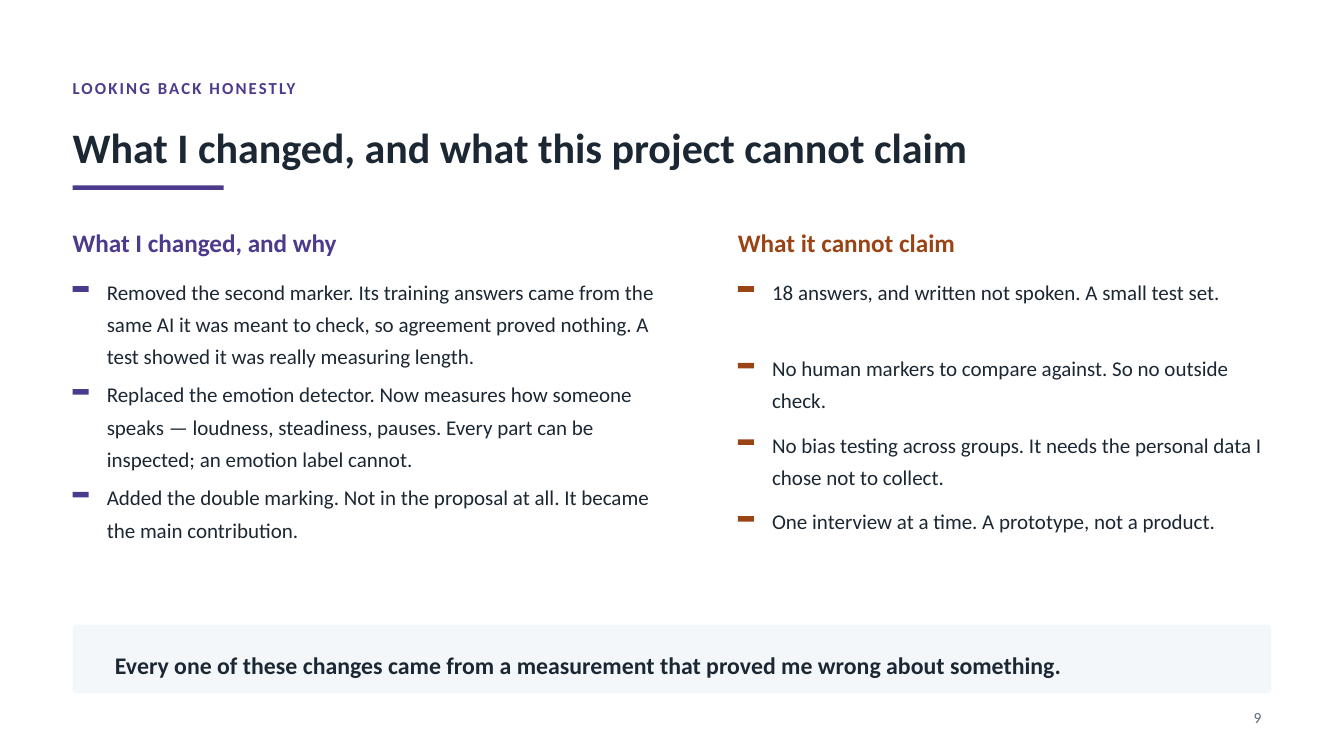
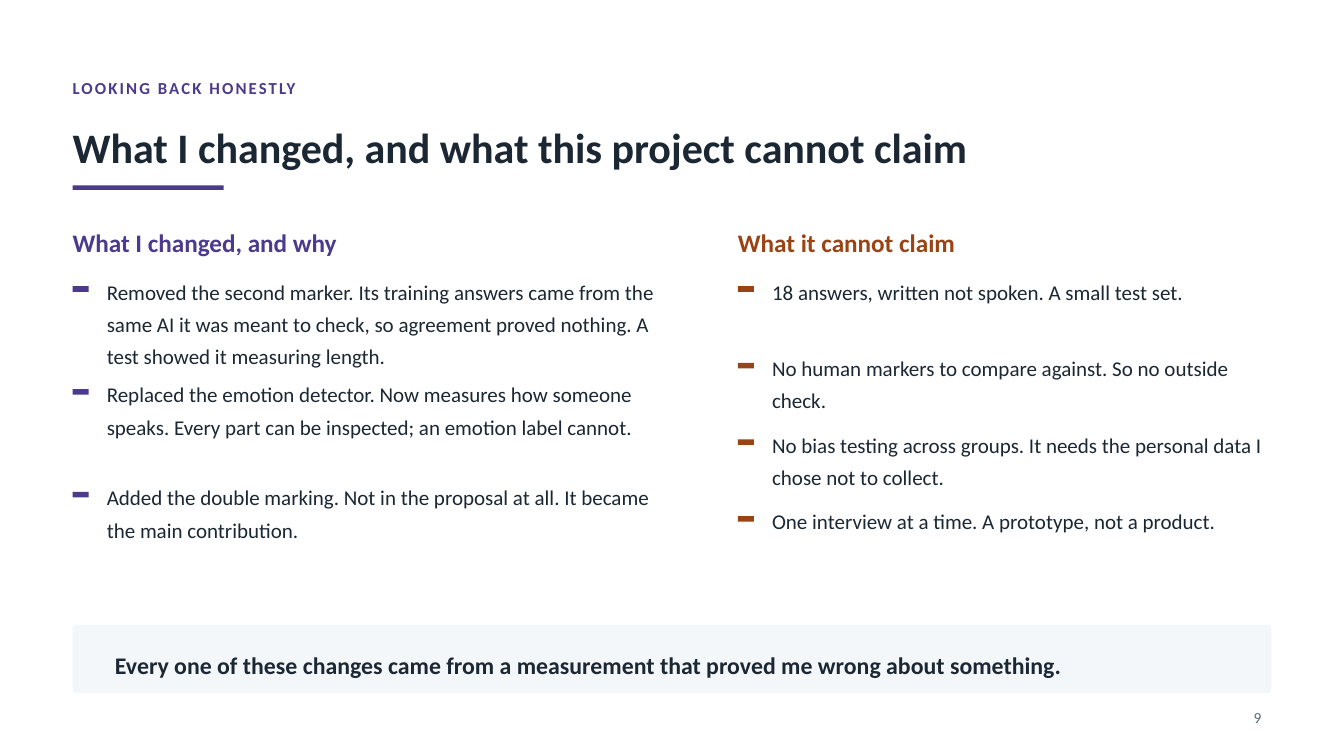
Before and after one commit to syedali254/interview_platform, a slide deck: slide 9 of submission/CMP7200_Viva_Presentation.pptx. Drawn at 1344x756 pixels with LibreOffice and Linux fonts; fonts in the diff are those of the drawing. Boxes give left, top, right and bottom in pixels: in the first picture for what was removed or moved away, otherwise in the second. Text is boxed around its words. In the diff, an @@ line names an element or a change of style, - is before the commit and + after.

```diff
--- a/submission/CMP7200_Viva_Presentation.pptx
+++ b/submission/CMP7200_Viva_Presentation.pptx
@@ text at <box>107,285,653,368</box>: text changed @@
-Removed the second marker. Its training answers came from the same AI it was meant to check, so agreement proved nothing. A test showed it was really measuring length.
+Removed the second marker. Its training answers came from the same AI it was meant to check, so agreement proved nothing. A test showed it measuring length.
@@ text at <box>772,285,1183,304</box>: text changed @@
-18 answers, and written not spoken. A small test set.
+18 answers, written not spoken. A small test set.
@@ text at <box>107,387,632,439</box>: text changed @@
-Replaced the emotion detector. Now measures how someone speaks — loudness, steadiness, pauses. Every part can be inspected; an emotion label cannot.
+Replaced the emotion detector. Now measures how someone speaks. Every part can be inspected; an emotion label cannot.
```
Also in this commit, not shown: 4 other slides changed, 4 slides added, 4 slides removed, 1 other file.
